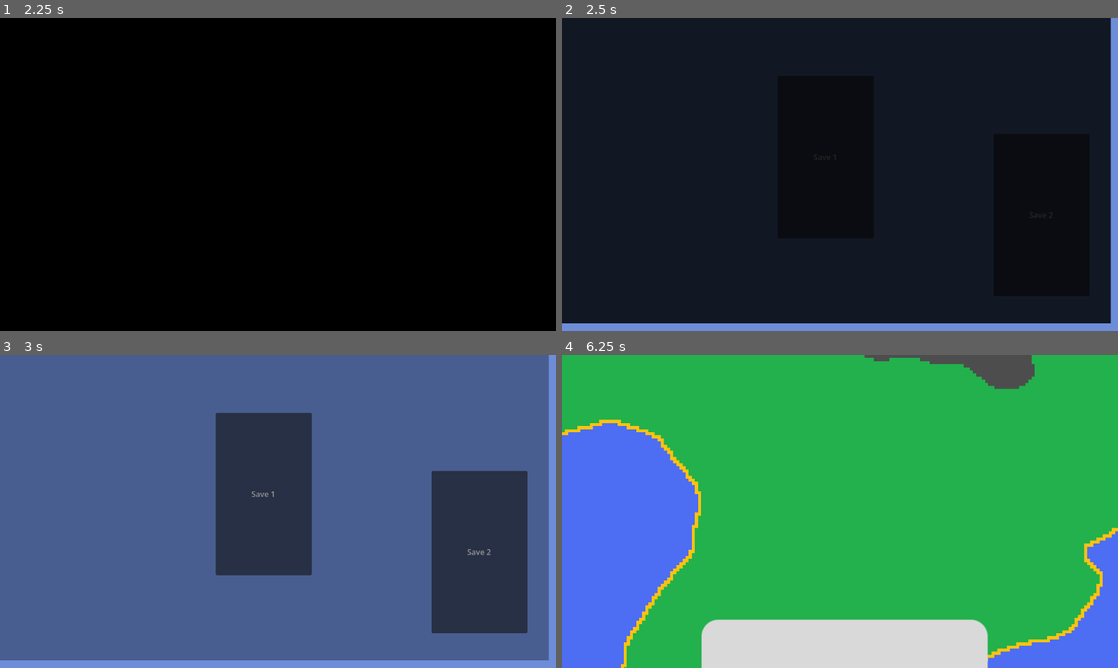
Above: before the commit, frames 1-4 (two rows, left to right).
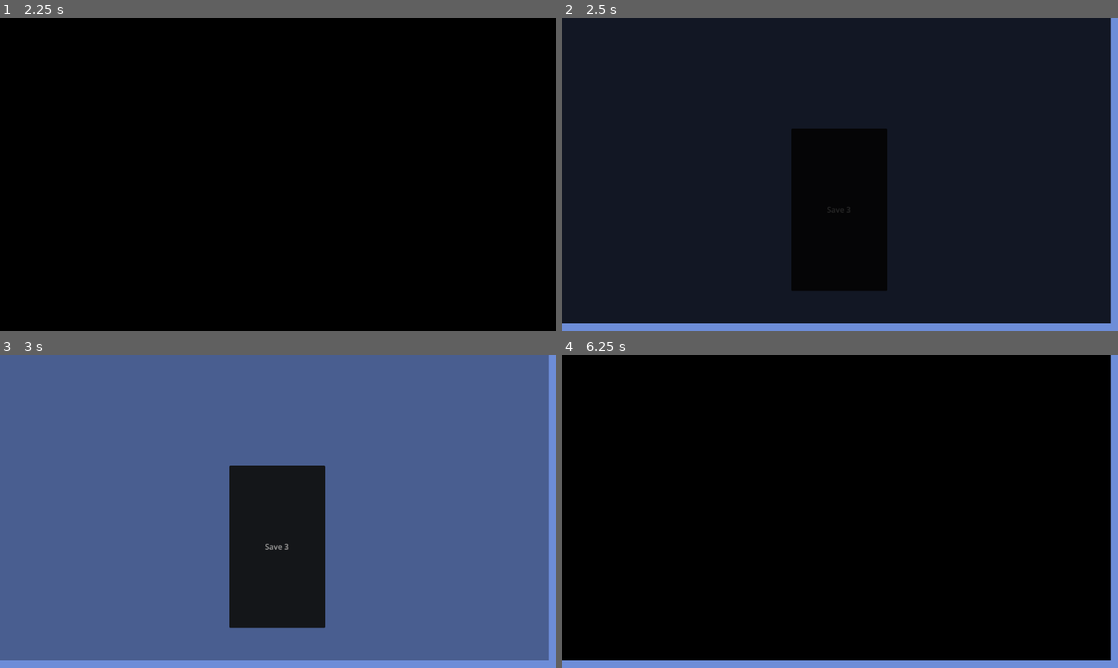
Above: after the commit, the same moments.

Repository: Nils1024/restock
Game: Godot game, scene res://assets/scenes/menus/main_menu.tscn
Same seed, same stepped clock (60 frames per second), same inputs: the game is played once before the commit and once after it.
Inputs (mouse positions are in pixels of both pictures, inside the frame that each line leads up to):
- Up to frame 1 (2.25 s): click "Play" at 0.5 s; click "Play" at 1.25 s; tap Enter at 2 s; move the mouse to (400, 158) at 2.02 s; hold Right from 2.03 s (still down); tap Mouse wheel down (zoom_in) at 2.1 s; click (400, 158) at 2.17 s
- Up to frame 2 (2.5 s): keep holding Right
- Up to frame 3 (3 s): release Right at 2.75 s; drag from (166, 527) to (250, 574) at 2.77 s
- Up to frame 4 (6.25 s): move the mouse to (895, 442) at 3.52 s; hold Right 3.53-4.25 s; tap Alt at 3.6 s; tap Space at 4.25 s; drag from (812, 574) to (673, 464) at 4.27 s; click "Save 1" at 5 s; move the mouse to (1006, 558) at 5.77 s; hold Left from 5.78 s (still down); tap Mouse wheel down (zoom_in) at 5.85 s

Frame 1 is identical in both runs. In frame 2, 3.7% of the frame differs, in the area x 41-59%, y 35-88%; in frame 3, 22%; in frame 4, 100%, in the area x 0-100%, y 0-100%.

Commit message:
Created a tutorial scene and swaped the save cards with their own scene

Diff:
--- a/assets/scenes/menus/save_selection_Menu.tscn
+++ b/assets/scenes/menus/save_selection_Menu.tscn
@@ -20,28 +20,21 @@
 offset_right = 40.0
 offset_bottom = 40.0
 
-[node name="SaveCard" parent="Control" unique_id=798609909 instance=ExtResource("2_mjmsl")]
-layout_mode = 1
-offset_left = 447.0
-offset_top = 120.0
-offset_right = 608.0
-offset_bottom = 415.0
+[node name="CenterContainer" type="CenterContainer" parent="Control" unique_id=2001644134]
+layout_mode = 0
+offset_right = 951.0
+offset_bottom = 459.0
+
+[node name="SaveCard" parent="Control/CenterContainer" unique_id=798609909 instance=ExtResource("2_mjmsl")]
+layout_mode = 2
 metadata/Text = "Save 1"
 
-[node name="SaveCard2" parent="Control" unique_id=1297635563 instance=ExtResource("2_mjmsl")]
-layout_mode = 1
-offset_left = 894.0
-offset_top = 240.0
-offset_right = 1055.0
-offset_bottom = 535.0
+[node name="SaveCard2" parent="Control/CenterContainer" unique_id=1297635563 instance=ExtResource("2_mjmsl")]
+layout_mode = 2
 metadata/Text = "Save 2"
 
-[node name="SaveCard3" parent="Control" unique_id=876640434 instance=ExtResource("2_mjmsl")]
-layout_mode = 1
-offset_left = 1341.0
-offset_top = 360.0
-offset_right = 1502.0
-offset_bottom = 655.0
+[node name="SaveCard3" parent="Control/CenterContainer" unique_id=876640434 instance=ExtResource("2_mjmsl")]
+layout_mode = 2
 metadata/Text = "Save 3"
 
 [node name="FadeTransition" parent="." unique_id=1419722656 instance=ExtResource("1_qjqap")]
@@ -53,7 +46,7 @@
 
 [node name="Timer" type="Timer" parent="FadeTransition" unique_id=216372829]
 
-[connection signal="card_pressed" from="Control/SaveCard" to="." method="_on_save_card_card_pressed"]
-[connection signal="card_pressed" from="Control/SaveCard2" to="." method="_on_save_card_2_card_pressed"]
-[connection signal="card_pressed" from="Control/SaveCard3" to="." method="_on_save_card_3_card_pressed"]
+[connection signal="card_pressed" from="Control/CenterContainer/SaveCard" to="." method="_on_save_card_card_pressed"]
+[connection signal="card_pressed" from="Control/CenterContainer/SaveCard2" to="." method="_on_save_card_2_card_pressed"]
+[connection signal="card_pressed" from="Control/CenterContainer/SaveCard3" to="." method="_on_save_card_3_card_pressed"]
 [connection signal="timeout" from="FadeTransition/Timer" to="." method="_on_timer_timeout"]
--- /dev/null
+++ b/assets/scenes/util/ui/tutorial.tscn
@@ -0,0 +1,22 @@
+[gd_scene format=3 uid="uid://bdtulldwsqkq4"]
+
+[node name="Tutorial" type="Control" unique_id=1188621439]
+layout_mode = 3
+anchors_preset = 15
+anchor_right = 1.0
+anchor_bottom = 1.0
+grow_horizontal = 2
+grow_vertical = 2
+
+[node name="ColorRect" type="ColorRect" parent="." unique_id=211954603]
+layout_mode = 0
+offset_right = 510.0
+offset_bottom = 244.0
+
+[node name="Button" type="Button" parent="." unique_id=955934360]
+layout_mode = 0
+offset_left = 316.0
+offset_top = 160.0
+offset_right = 475.0
+offset_bottom = 223.0
+text = "Continue"
